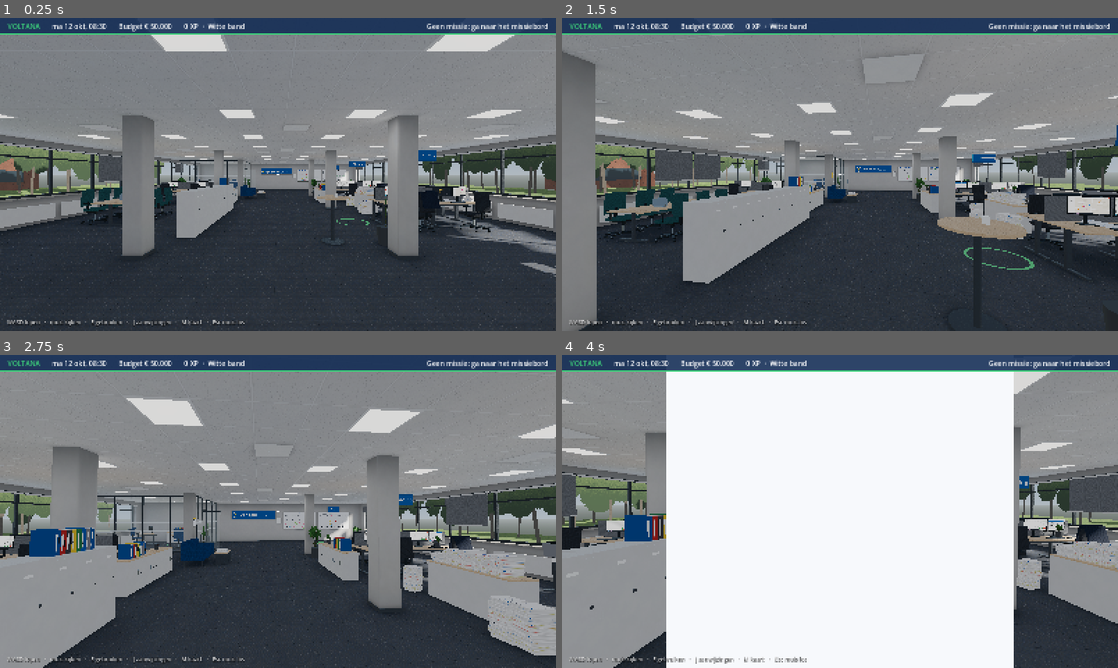
Above: before the commit, frames 1-4 (two rows, left to right).
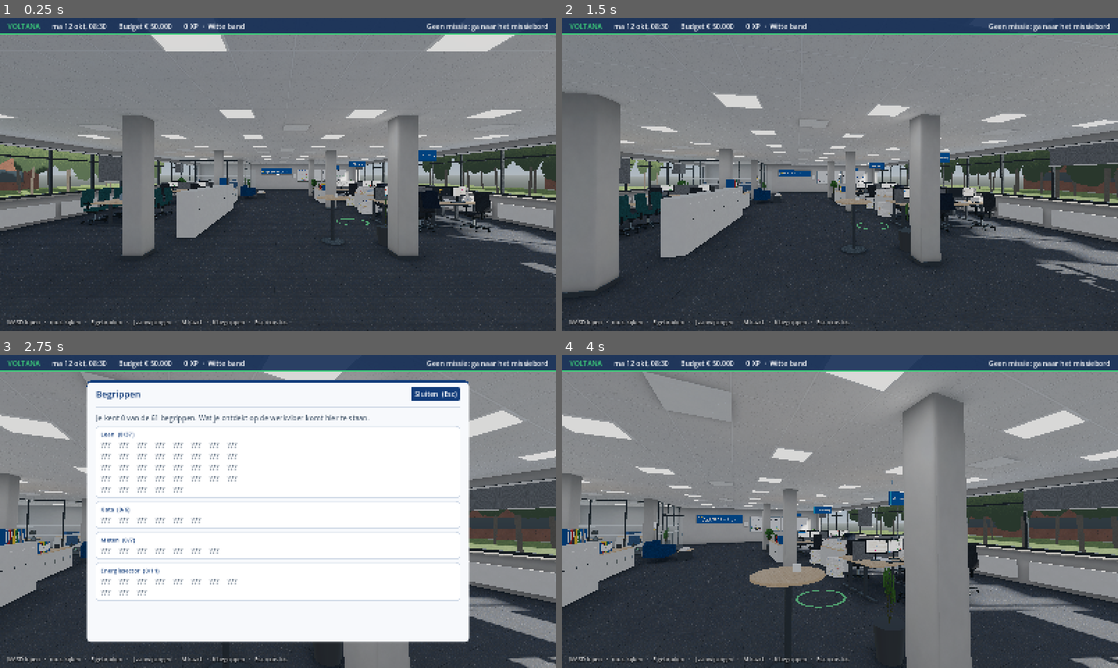
Above: after the commit, the same moments.

Repository: merijnschut98-cell/lean-factory-game
Game: Godot game, scene res://src/world/office/office.tscn
Same seed, same stepped clock (60 frames per second), same inputs: the game is played once before the commit and once after it.
Inputs (mouse positions are in pixels of both pictures, inside the frame that each line leads up to):
- Up to frame 1 (0.25 s): no input
- Up to frame 2 (1.5 s): tap Enter at 0.5 s; move the mouse to (867, 174) at 0.52 s; hold W from 0.53 s (still down); tap K at 0.6, 1.35 s; click (867, 174) at 0.67 s; move the mouse to (812, 174) at 1.27 s; click (812, 174) at 1.42 s
- Up to frame 3 (2.75 s): keep holding W; move the mouse to (289, 505) at 2.02 s; tap E at 2.1 s; click (289, 505) at 2.17 s; tap K at 2.3 s
- Up to frame 4 (4 s): move the mouse to (834, 517) at 2.77 s; tap J at 2.85 s; click (834, 517) at 2.92 s; tap K at 3.05 s; release W at 3.5 s; click (995, 392) at 3.5 s, where only the run after the commit has a clickable "Sluiten (Esc)"

The runs differ from the first frame. In frame 1, less than 0.1% of the frame differs, in the area x 38-52%, y 96-99%; in frame 2, 28%; in frame 3, 74%; in frame 4, 77%, in the area x 0-100%, y 5-100%.

Commit message:
Codex: the glossary in the game (K)
Co-Authored-By: Claude Opus 5.5 <noreply@anthropic.com>
Claude-Session: https://claude.ai/code/session_018C759XCCMetfCHDHUbymvT

Diff:
--- a/game/src/rules/concept_def.gd
+++ b/game/src/rules/concept_def.gd
@@ -13,6 +13,9 @@
 ## Two to four sentences for the codex page.
 var text: String
 var example: String
+## Sector entries: the public source's title, or the reasoning behind an estimate.
+var source_title := ""
+var estimate := ""
 var error := ""
 
 
@@ -24,6 +27,10 @@
 	c.short = str(d.get("short", ""))
 	c.text = str(d.get("text", ""))
 	c.example = str(d.get("example", ""))
+	var source = d.get("source")
+	if source is Dictionary:
+		c.source_title = str(source.get("title", ""))
+	c.estimate = str(d.get("estimate", ""))
 	if c.id.is_empty() or c.name.is_empty() or c.short.is_empty():
 		c.error = "concept %s: needs an id, a name and a short text" % c.id
 	elif not c.category in CATEGORIES:
--- /dev/null
+++ b/game/src/ui/codex_panel.gd
@@ -0,0 +1,104 @@
+class_name CodexPanel
+extends UiPanel
+## The codex (K), "Begrippen": the glossary by category. A concept the player
+## has learned is readable (name, short, text, example, source); the others
+## show "???", so the codex is a map of what is still to discover.
+
+const CATEGORY_ORDER := ["lean", "kata", "measure", "sector"]
+const CATEGORY_TITLES := {"lean": "Lean", "kata": "Kata", "measure": "Meten", "sector": "Energiesector"}
+const UNKNOWN := "???"
+const COLUMNS := 8
+
+var _scroll: ScrollContainer
+var _list: VBoxContainer
+
+
+func _init() -> void:
+	super("Begrippen", Vector2(1100, 0))
+	_scroll = ScrollContainer.new()
+	_scroll.custom_minimum_size = Vector2(0, 640)
+	_scroll.horizontal_scroll_mode = ScrollContainer.SCROLL_MODE_DISABLED
+	_scroll.size_flags_vertical = Control.SIZE_EXPAND_FILL
+	body.add_child(_scroll)
+	_list = VBoxContainer.new()
+	_list.size_flags_horizontal = Control.SIZE_EXPAND_FILL
+	_list.add_theme_constant_override("separation", 10)
+	_scroll.add_child(_list)
+
+
+## The concepts by category in codex order: [{title, known (count), entries}],
+## each entry {def, known}; entries keep the glossary's own order.
+static func groups(concepts: Dictionary, learned: PackedStringArray) -> Array[Dictionary]:
+	var out: Array[Dictionary] = []
+	for category: String in CATEGORY_ORDER:
+		var entries: Array[Dictionary] = []
+		var known := 0
+		for def: ConceptDef in concepts.values():
+			if def.category == category:
+				var is_known := def.id in learned
+				known += int(is_known)
+				entries.append({"def": def, "known": is_known})
+		out.append({"title": CATEGORY_TITLES[category], "known": known, "entries": entries})
+	return out
+
+
+## "Bron: <title>" or "Schatting: <reasoning>", "" when the entry has neither.
+static func source_line(def: ConceptDef) -> String:
+	if not def.source_title.is_empty():
+		return "Bron: " + def.source_title
+	if not def.estimate.is_empty():
+		return "Schatting: " + def.estimate
+	return ""
+
+
+func refresh() -> void:
+	clear(_list)
+	var all := groups(session.catalog.concepts, session.region.profile.concepts)
+	var known := 0
+	var total := 0
+	for g in all:
+		known += g["known"]
+		total += g["entries"].size()
+	_list.add_child(paragraph("Je kent %d van de %d begrippen. Wat je ontdekt op de werkvloer komt hier te staan." % [known, total], Palette.MUTED))
+	for g in all:
+		_add_group(g)
+
+
+func _add_group(g: Dictionary) -> void:
+	var box := add_card(_list, "%s  (%d/%d)" % [g["title"], g["known"], g["entries"].size()])
+	var grid := GridContainer.new()
+	grid.columns = COLUMNS
+	grid.add_theme_constant_override("h_separation", 24)
+	box.add_child(grid)
+	for e in g["entries"]:
+		if not e["known"]:
+			grid.add_child(label(UNKNOWN, UiTheme.FONT_SIZE, Palette.MUTED))
+	grid.visible = grid.get_child_count() > 0
+	for e in g["entries"]:
+		if e["known"]:
+			_add_entry(box, e["def"])
+
+
+func _add_entry(box: VBoxContainer, def: ConceptDef) -> void:
+	box.add_child(label(def.name, UiTheme.FONT_SIZE, Palette.BLUE_LIGHT))
+	box.add_child(paragraph(def.short))
+	if not def.text.is_empty():
+		box.add_child(paragraph(def.text, Palette.INK, UiTheme.SMALL))
+	if not def.example.is_empty():
+		box.add_child(paragraph("Voorbeeld: " + def.example, Palette.MUTED, UiTheme.SMALL))
+	var source := source_line(def)
+	if not source.is_empty():
+		box.add_child(paragraph(source, Palette.MUTED, UiTheme.SMALL))
+	box.add_child(HSeparator.new())
+
+
+## Every text on the panel's list, for tests.
+func shown_texts() -> Array[String]:
+	var out: Array[String] = []
+	var stack: Array[Node] = [_list]
+	while not stack.is_empty():
+		var n: Node = stack.pop_back()
+		if n is Label:
+			out.append(n.text)
+		stack.append_array(n.get_children())
+	return out
--- a/game/src/ui/game_ui.gd
+++ b/game/src/ui/game_ui.gd
@@ -2,7 +2,7 @@
 extends CanvasLayer
 ## Everything on screen over the 3D office: the HUD and one panel at a time
 ## (mission board, a team's place, the A3, the Check, the coach, the clue
-## journal, the map). The world asks it to open a panel; the panels act on the
+## journal, the map, the codex). The world asks it to open a panel; the panels act on the
 ## session, and after each action the HUD refreshes and events show as
 ## toasts.
 
@@ -18,7 +18,10 @@
 var coach_panel: CoachPanel
 var journal: ClueJournal
 var office_map: OfficeMap
+var codex: CodexPanel
 var _panels: Array[UiPanel] = []
+## The concepts already known, to toast only new ones.
+var _known_concepts := PackedStringArray()
 
 
 func setup(of_session: GameSession) -> void:
@@ -41,7 +44,8 @@
 	coach_panel = CoachPanel.new()
 	journal = ClueJournal.new()
 	office_map = OfficeMap.new()
-	_panels = [mission_board, place_menu, a3_form, check_panel, coach_panel, journal, office_map]
+	codex = CodexPanel.new()
+	_panels = [mission_board, place_menu, a3_form, check_panel, coach_panel, journal, office_map, codex]
 	for p in _panels:
 		p.session = session
 		p.acted.connect(after_action)
@@ -52,6 +56,7 @@
 		_open(check_panel))
 	check_panel.back_to_a3.connect(open_a3)
 	root.move_child(hud, -1)
+	_known_concepts = session.region.profile.concepts.duplicate()
 	after_action()
 
 
@@ -97,6 +102,10 @@
 	_toggle(office_map)
 
 
+func toggle_codex() -> void:
+	_toggle(codex)
+
+
 func _toggle(panel: UiPanel) -> void:
 	if not playable():
 		return
@@ -130,6 +139,8 @@
 ## After every action: the HUD follows the session and new events show.
 func after_action() -> void:
 	hud.refresh()
+	for text in new_concept_toasts():
+		hud.toast(text)
 	var names := {}
 	for m: MissionDef in session.missions.defs.values():
 		names[m.id] = m.name
@@ -137,6 +148,19 @@
 		var text := UiText.event(e, names)
 		if not text.is_empty():
 			hud.toast(text)
+
+
+## Toasts for the concepts learned since the last call, once each.
+func new_concept_toasts() -> Array[String]:
+	var out: Array[String] = []
+	for id in session.region.profile.concepts:
+		if id in _known_concepts:
+			continue
+		_known_concepts.append(id)
+		var def: ConceptDef = session.catalog.concepts.get(id)
+		if def != null:
+			out.append("Nieuw begrip: %s (K)" % def.name)
+	return out
 
 
 func show_error(text: String) -> void:
--- a/game/src/ui/hud.gd
+++ b/game/src/ui/hud.gd
@@ -128,7 +128,7 @@
 
 
 func controls_text() -> String:
-	return "WASD lopen   ·   muis kijken   ·   E gebruiken   ·   J aanwijzingen   ·   M kaart   ·   Esc muis los"
+	return "WASD lopen   ·   muis kijken   ·   E gebruiken   ·   J aanwijzingen   ·   M kaart   ·   K begrippen   ·   Esc muis los"
 
 
 ## The active missions in the top bar: the main one first.
--- a/game/src/world/office/office.gd
+++ b/game/src/world/office/office.gd
@@ -244,6 +244,7 @@
 			interact(interactable_near(player.position)))
 	player.journal_pressed.connect(func() -> void: ui.toggle_journal())
 	player.map_pressed.connect(func() -> void: ui.toggle_map())
+	player.codex_pressed.connect(func() -> void: ui.toggle_codex())
 	player.escape_pressed.connect(func() -> void:
 		if ui.is_busy():
 			ui.close_panels()
--- a/game/src/world/office/player.gd
+++ b/game/src/world/office/player.gd
@@ -1,13 +1,14 @@
 class_name Player
 extends CharacterBody3D
 ## The first-person CI-lead: WASD to walk, the mouse to look, E to interact,
-## J for the clue journal, M for the map, Esc to free (or catch) the mouse. While a panel
+## J for the clue journal, M for the map, K for the codex, Esc to free (or catch) the mouse. While a panel
 ## is open the player stands still (`active` is false) and the keys only
 ## signal the office.
 
 signal interact_pressed
 signal journal_pressed
 signal map_pressed
+signal codex_pressed
 signal escape_pressed
 
 const EYE_HEIGHT := 1.65
@@ -55,6 +56,8 @@
 				journal_pressed.emit()
 			KEY_M:
 				map_pressed.emit()
+			KEY_K:
+				codex_pressed.emit()
 			KEY_ESCAPE:
 				escape_pressed.emit()
 
--- /dev/null
+++ b/game/tests/test_codex.gd
@@ -0,0 +1,86 @@
+extends TestCase
+## The codex (K): the glossary in the game. Learned concepts are readable,
+## the others show "???" under their category; learning one toasts once.
+
+const SCENE := "res://src/world/office/office.tscn"
+
+
+func _office() -> Office:
+	var office: Office = load(SCENE).instantiate()
+	office.seed_value = 11
+	office.build()
+	return office
+
+
+func _text(office: Office) -> String:
+	return "\n".join(office.ui.codex.shown_texts())
+
+
+func test_k_opens_and_closes_the_codex() -> void:
+	var office := _office()
+	office.player.codex_pressed.emit()
+	assert_true(office.ui.codex.visible, "K opens it")
+	assert_true(office.ui.is_busy())
+	office.player.codex_pressed.emit()
+	assert_false(office.ui.codex.visible, "K closes it")
+	office.free()
+
+
+func test_a_learned_concept_is_readable_and_an_unlearned_one_is_not() -> void:
+	var office := _office()
+	var concepts := office.session.catalog.concepts
+	var kata: ConceptDef = concepts["PDCA"]
+	var other: ConceptDef = concepts["flow"]
+	office.session.region.profile.learn(["PDCA"])
+	office.ui.toggle_codex()
+	var text := _text(office)
+	for part in [kata.name, kata.short, kata.text, kata.example]:
+		assert_true(text.contains(part), part)
+	assert_false(text.contains(other.name), "unlearned: no name")
+	assert_false(text.contains(other.text), "unlearned: no text")
+	assert_true(text.contains("???"), "unlearned shows ???")
+	office.free()
+
+
+func test_groups_follow_the_categories_and_count_what_is_known() -> void:
+	var c := Catalog.load_from()
+	var groups := CodexPanel.groups(c.concepts, PackedStringArray(["PDCA"]))
+	assert_eq(groups.map(func(g: Dictionary) -> String: return g["title"]),
+		["Lean", "Kata", "Meten", "Energiesector"])
+	var total := 0
+	for g in groups:
+		total += g["entries"].size()
+	assert_eq(total, c.concepts.size(), "every concept sits in a group")
+	assert_eq(groups[0]["known"], 1)
+
+
+func test_sources_and_estimates_are_shown_for_sector_entries() -> void:
+	var c := Catalog.load_from()
+	var sourced: ConceptDef = c.concepts["netbeheerder"]
+	assert_true(CodexPanel.source_line(sourced).begins_with("Bron: "), "a source")
+	assert_true(CodexPanel.source_line(sourced).contains(sourced.source_title))
+	var estimated := c.concepts.values().filter(func(x: ConceptDef) -> bool: return not x.estimate.is_empty())
+	assert_false(estimated.is_empty(), "the glossary has an estimate")
+	assert_true(CodexPanel.source_line(estimated[0]).begins_with("Schatting: "))
+	assert_eq(CodexPanel.source_line(c.concepts["PDCA"]), "", "lean entries need no source")
+
+
+func test_a_new_concept_toasts_once() -> void:
+	var office := _office()
+	var profile := office.session.region.profile
+	var name: String = office.session.catalog.concepts["PDCA"].name
+	profile.learn(["PDCA"])
+	office.ui.after_action()
+	office.ui.after_action()
+	var toasts := office.ui.hud.toast_texts().filter(func(t: String) -> bool: return t.begins_with("Nieuw begrip"))
+	assert_eq(toasts, ["Nieuw begrip: %s (K)" % name])
+	profile.learn(["PDCA"])
+	office.ui.after_action()
+	assert_eq(office.ui.hud.toast_texts().size(), 1, "known concepts do not toast again")
+	office.free()
+
+
+func test_the_controls_hint_names_k() -> void:
+	var hud := Hud.new()
+	assert_true(hud.controls_text().contains("K begrippen"))
+	hud.free()
--- a/game/tools/play_shot.gd
+++ b/game/tools/play_shot.gd
@@ -6,7 +6,8 @@
 ## tools (the team's menu after some gemba work) · a3 (the A3, filled in) ·
 ## check (the Check result after the experiment) · act (the score after Act) ·
 ## board (the mission board) · coach (the coach's question) · map (the
-## player map with the mission taken) · free (the mouse freed with Esc).
+## player map with the mission taken) · codex (the glossary after some
+## gemba work and an extra few concepts) · free (the mouse freed with Esc).
 ## The mission is played through the UI's own handlers, as a player would.
 
 const SCENE := "res://src/world/office/office.tscn"
@@ -22,7 +23,7 @@
 func _run() -> void:
 	var args := OS.get_cmdline_user_args()
 	if args.size() < 2:
-		printerr("usage: -- <office|tools|a3|check|act|board|coach|map|free> <out.png> [frames]")
+		printerr("usage: -- <office|tools|a3|check|act|board|coach|map|codex|free> <out.png> [frames]")
 		quit(2)
 		return
 	var office: Office = load(SCENE).instantiate()
@@ -56,6 +57,10 @@
 			_stand_at(office, INTAKE)
 			office.player.rotation.y += deg_to_rad(-60)
 			office.ui.toggle_map()
+		"codex":
+			_investigate(office, true)
+			office.session.region.profile.learn(["flow", "bottleneck_focus", "netbeheerder", "netcongestie", "kata_prediction"])
+			office.ui.toggle_codex()
 		"free":
 			_stand_at(office, DESIGN)
 			office.player.escape_pressed.emit()
Not shown, added: game/src/ui/codex_panel.gd.uid
Not shown, added: game/tests/test_codex.gd.uid
Not shown, changed: PLAN.md
Not shown, added: docs/screenshots/play_codex.png
